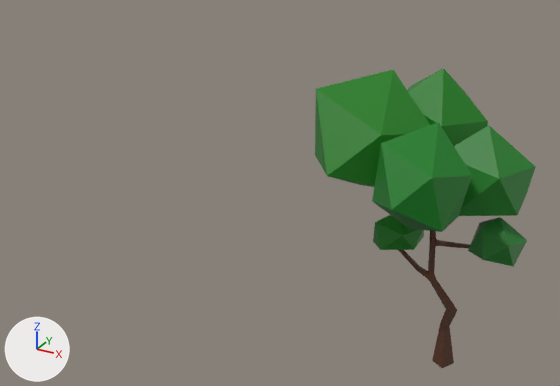
Before and after pictures for a commit that changed the FBX model Assets/Meshes/Scenery/Trees/arvore4.fbx.
Camera for both pictures: a 50 mm lens placed at (12.21, -12.51, 8.68), pointed at (5.2, 0.24, 2.3). The lights are fixed; the arrows at lower left show +X, +Y and +Z. Where no turn or scale is listed for an object, it has been applied to the vertices. Vertices at the same position are counted once.
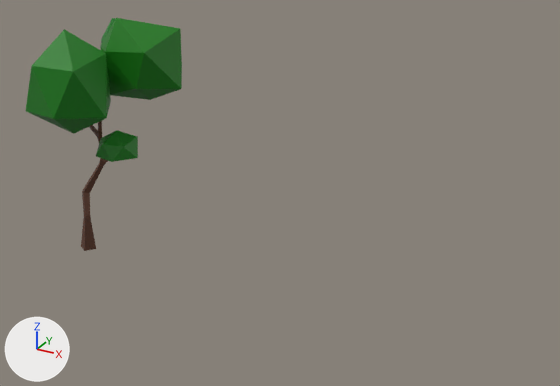
What changed in the scene script:
```text
Change me_icosphere_005:
    used by ob_icosphere_005; location = (9.73, -0.06, 4.18); scale = (0.984, 0.984, 0.984)
    remove me_icosphere_005.from_pydata(...)  # 12 vertices, 20 faces; spans x -0.301..0.603, y -1.254..-0.408, z -1.738..-0.929
    add me_icosphere_005.from_pydata(...)  # 819 vertices, 869 faces; spans x -1.374..2.392, y -0.183..5.488, z -2.78..1.535
    me_icosphere_005 part 1: 12 vertices removed from x -0.301..0.603, y -1.254..-0.408, z -1.738..-0.929; 819 vertices added at x -1.374..2.392, y -0.183..5.488, z -2.78..1.535
    add me_icosphere_005.materials.append(mat_material_017)  # dark green #167a17
    add me_icosphere_005.materials.append(mat_material_015)  # dark green #0c7c1c
    add me_icosphere_005.materials.append(mat_material_021)  # dark green #167b11
    add me_icosphere_005.materials.append(mat_material_014)  # dark green #1f7b24
    add me_icosphere_005.materials.append(mat_material_013)  # dark green #137b12
    add me_icosphere_005.materials.append(mat_material_005)  # brown #57321f
Remove ob_icosphere_004:
    ob_icosphere_004 = bpy.data.objects.new('Icosphere.004', me_icosphere_004)
    ob_icosphere_004.location = (7.9, 0.46, 3.18)
Remove ob_icosphere_002:
    ob_icosphere_002 = bpy.data.objects.new('Icosphere.002', me_icosphere_002)
    ob_icosphere_002.location = (8.11, 0.47, 4.69)
Remove ob_icosphere_003:
    ob_icosphere_003 = bpy.data.objects.new('Icosphere.003', me_icosphere_003)
    ob_icosphere_003.location = (9.4, -0.88, 4.69)
Remove ob_cube:
    ob_cube = bpy.data.objects.new('Cube', me_cube_004)
    ob_cube.location = (8.97, 0.23, -0.34)
Remove ob_icosphere:
    ob_icosphere = bpy.data.objects.new('Icosphere', me_icosphere)
    ob_icosphere.location = (7.55, 1.48, 4.59)
Remove ob_icosphere_001:
    ob_icosphere_001 = bpy.data.objects.new('Icosphere.001', me_icosphere_001)
    ob_icosphere_001.location = (9.14, 1.02, 4.68)
Change ob_icosphere_005:
    ob_icosphere_005.scale: (0.984, 0.984, 0.984) -> (1.0, 1.0, 1.0)
    ob_icosphere_005.location: (9.73, -0.06, 4.18) -> (0.0, 0.0, 0.0)
    ob_icosphere_005.rotation_euler: (0.0, 0.0, 0.0) -> (1.571, 0.0, 0.0)  # degrees (0, 0, 0) -> degrees (90, 0, 0)
```

Boxes [x1, y1, x2, y2] around the edits, measured in the pictures (560 x 386 px):
'Icosphere.005', reshaped, moved, turned, rescaled
    before: [468, 217, 527, 267]
    after: [26, 18, 182, 251]
'Icosphere.002', deleted (green)
    before: [315, 70, 430, 187]
'Icosphere.003', deleted (green)
    before: [372, 122, 472, 232]
'Icosphere.001', deleted (green)
    before: [454, 126, 536, 216]
'Icosphere', deleted (green)
    before: [407, 68, 488, 146]
'Cube', deleted (brown)
    before: [398, 231, 470, 368]
'Icosphere.004', deleted (green)
    before: [373, 215, 424, 250]
